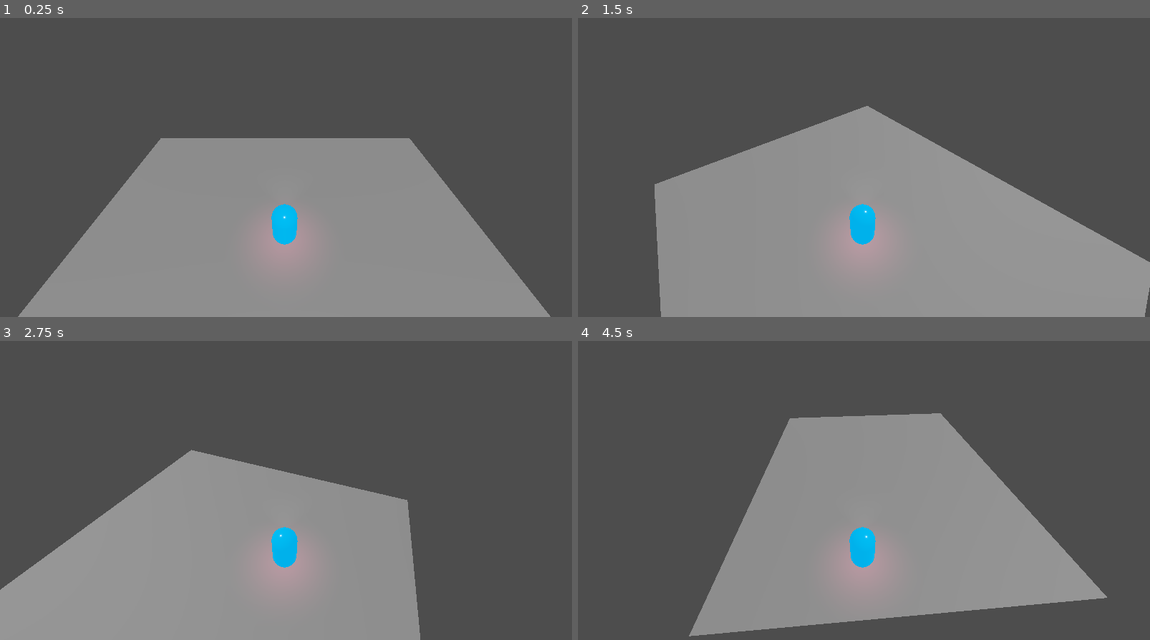
Above: before the commit, frames 1-4 (two rows, left to right).
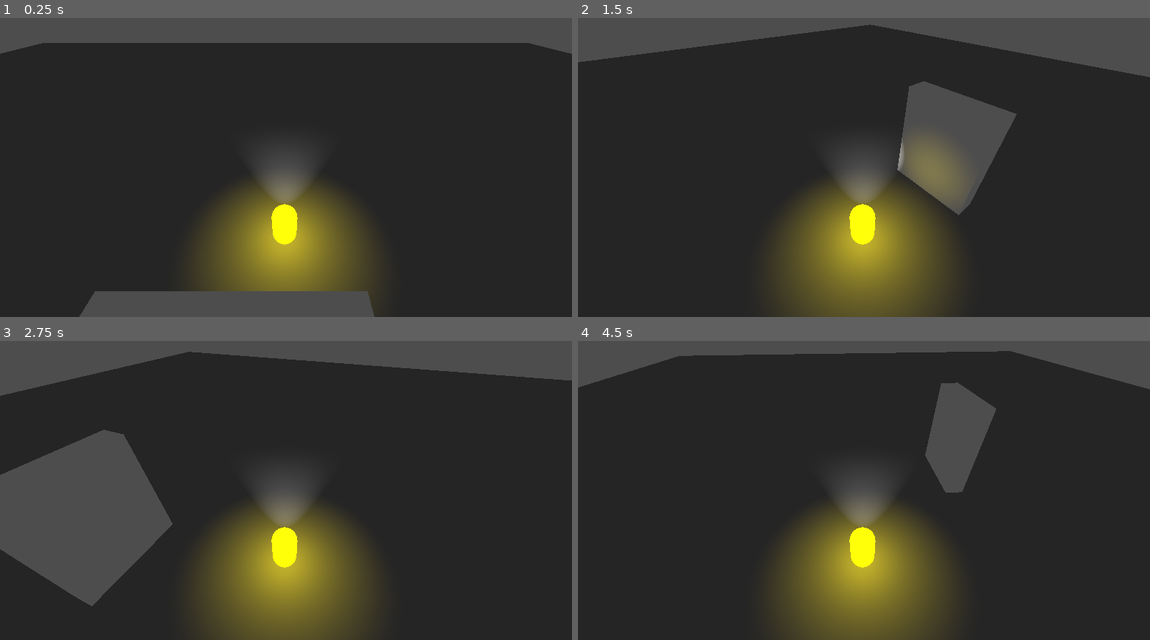
Above: after the commit, the same moments.

Repository: AmirHA-dotcom/BugsBuzzy
Game: Godot game, scene res://Scense/node_3d.tscn
Two runs of this game, one before a commit and one after it. Both use one fixed random seed, a clock stepped at 60 frames per second and the inputs below.
Inputs:
- Up to frame 1 (0.25 s): no input
- Up to frame 2 (1.5 s): tap Enter (ui_accept) at 0.5, 0.77 s; hold E (rotate_right) 0.53-1.28 s; hold S (ui_down) from 1.28 s (still down)
- Up to frame 3 (2.75 s): tap Enter (ui_accept) at 1.52 s; release S (ui_down) at 2.03 s; hold E (rotate_right) from 2.03 s (still down)
- Up to frame 4 (4.5 s): release E (rotate_right) at 2.78 s; hold W (ui_up) 2.78-3.53 s; tap Enter (ui_accept) at 3.02, 3.77 s; hold Q (rotate_left) from 3.53 s (still down)

The runs differ from the first frame. In frame 1, 91% of the frame differs, in the area x 0-100%, y 8-100%; in frame 2, 87%; in frame 3, 84%; in frame 4, 92%, in the area x 0-100%, y 3-100%.

Commit message:
end of first phase, added wall actor

Diff:
--- /dev/null
+++ b/Map/wall.tscn
@@ -0,0 +1,19 @@
+[gd_scene load_steps=4 format=3 uid="uid://dd3yne4nsjp6u"]
+
+[sub_resource type="BoxMesh" id="BoxMesh_5skig"]
+
+[sub_resource type="StandardMaterial3D" id="StandardMaterial3D_5skig"]
+
+[sub_resource type="ConvexPolygonShape3D" id="ConvexPolygonShape3D_slv42"]
+points = PackedVector3Array(-0.5, -0.5, -0.5, 0.5, 0.5, 0.5, 0.5, -0.5, 0.5, 0.5, 0.5, -0.5, -0.5, 0.5, 0.5, 0.5, -0.5, -0.5, -0.5, -0.5, 0.5, -0.5, 0.5, -0.5)
+
+[node name="wall" type="StaticBody3D"]
+
+[node name="MeshInstance3D" type="MeshInstance3D" parent="."]
+transform = Transform3D(4, 0, 0, 0, 5, 0, 0, 0, 1, 0, 2.5, 0)
+mesh = SubResource("BoxMesh_5skig")
+surface_material_override/0 = SubResource("StandardMaterial3D_5skig")
+
+[node name="CollisionShape3D" type="CollisionShape3D" parent="."]
+transform = Transform3D(4, 0, 0, 0, 5, 0, 0, 0, 1, 0, 2.5, 0)
+shape = SubResource("ConvexPolygonShape3D_slv42")
--- a/Player/player.tscn
+++ b/Player/player.tscn
@@ -5,12 +5,13 @@
 [sub_resource type="CapsuleMesh" id="CapsuleMesh_hvfyp"]
 
 [sub_resource type="StandardMaterial3D" id="StandardMaterial3D_l8h54"]
-albedo_color = Color(0, 0.3715048, 0.3719295, 1)
-metallic = 0.4
+albedo_color = Color(0.63612336, 0.6370951, 0.013807749, 1)
+metallic = 0.1
 metallic_specular = 1.0
 roughness = 0.1
 emission_enabled = true
-emission = Color(4.042983e-06, 0.69146955, 0.91798186, 1)
+emission = Color(0.96862745, 0.80784315, 0.011764706, 1)
+emission_energy_multiplier = 4.75
 
 [sub_resource type="CapsuleShape3D" id="CapsuleShape3D_l8h54"]
 
@@ -26,7 +27,9 @@
 shape = SubResource("CapsuleShape3D_l8h54")
 
 [node name="SpotLight3D" type="SpotLight3D" parent="."]
+light_energy = 5.0
 light_volumetric_fog_energy = 16.0
+spot_range = 10.0
 spot_angle = 30.0
 
 [node name="Camera3D" type="Camera3D" parent="."]
@@ -34,5 +37,5 @@
 
 [node name="OmniLight3D" type="OmniLight3D" parent="."]
 transform = Transform3D(1, 0, 0, 0, 1, 0, 0, 0, 1, 0, 0.44058394, 0)
-light_color = Color(1, 0.48052752, 0.6675544, 1)
-omni_range = 3.0
+light_color = Color(0.80784315, 0.73333335, 0.07450981, 1)
+light_energy = 4.0
--- a/Scense/node_3d.tscn
+++ b/Scense/node_3d.tscn
@@ -1,7 +1,8 @@
-[gd_scene load_steps=4 format=3 uid="uid://1xfvj1p7ev1x"]
+[gd_scene load_steps=5 format=3 uid="uid://1xfvj1p7ev1x"]
 
 [ext_resource type="PackedScene" uid="uid://chwnd3cftco3p" path="res://Map/floor.tscn" id="1_7m6t5"]
 [ext_resource type="PackedScene" uid="uid://d01ykwgu2i8xg" path="res://Player/player.tscn" id="2_7dr2q"]
+[ext_resource type="PackedScene" uid="uid://dd3yne4nsjp6u" path="res://Map/wall.tscn" id="3_wussv"]
 
 [sub_resource type="Environment" id="Environment_7dr2q"]
 volumetric_fog_enabled = true
@@ -11,18 +12,17 @@
 [node name="MainLevel" type="Node3D"]
 
 [node name="floor" parent="." instance=ExtResource("1_7m6t5")]
+transform = Transform3D(5, 0, 0, 0, 1, 0, 0, 0, 5, 0, 0, 0)
 
 [node name="Player" parent="." instance=ExtResource("2_7dr2q")]
 transform = Transform3D(1, 0, 0, 0, 1, 0, 0, 0, 1, 0, 1.0484784, 0)
-
-[node name="Directional Light" type="DirectionalLight3D" parent="."]
-transform = Transform3D(1, 0, 0, 0, 0.73505664, 0.67800575, 0, -0.67800575, 0.73505664, 0, 6.6521015, 0)
-visible = false
-light_energy = 2.0
-light_indirect_energy = 0.5
 
 [node name="WorldEnvironment" type="WorldEnvironment" parent="."]
 environment = SubResource("Environment_7dr2q")
 
 [node name="DirectionalLight3D" type="DirectionalLight3D" parent="."]
 transform = Transform3D(1, 0, 0, 0, 0.53358495, 0.84574646, 0, -0.84574646, 0.53358495, 0, 0, 0)
+visible = false
+
+[node name="wall" parent="." instance=ExtResource("3_wussv")]
+transform = Transform3D(1, 0, 0, 0, 1, 0, 0, 0, 1, -0.7452594, 0.015872955, 4.1105967)
